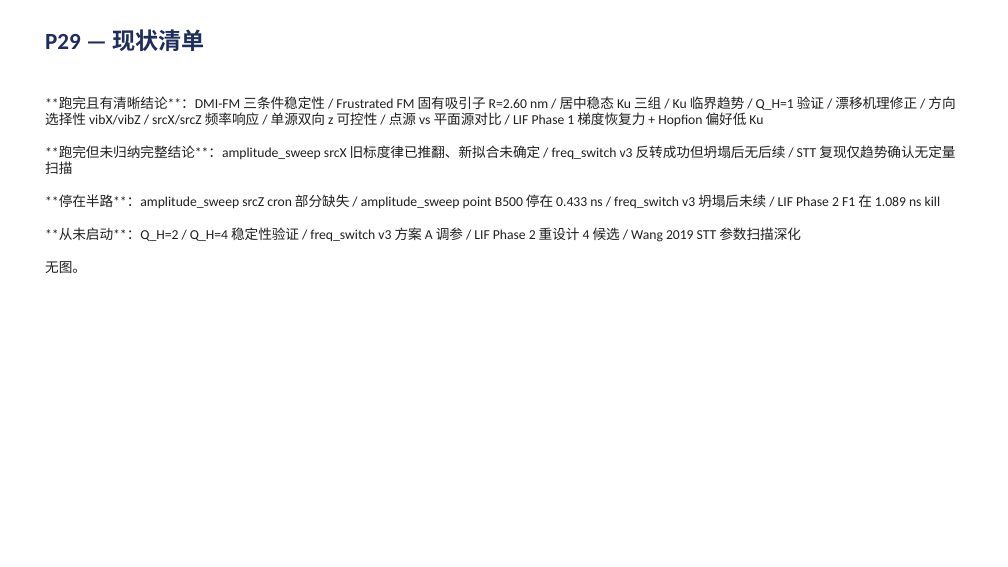
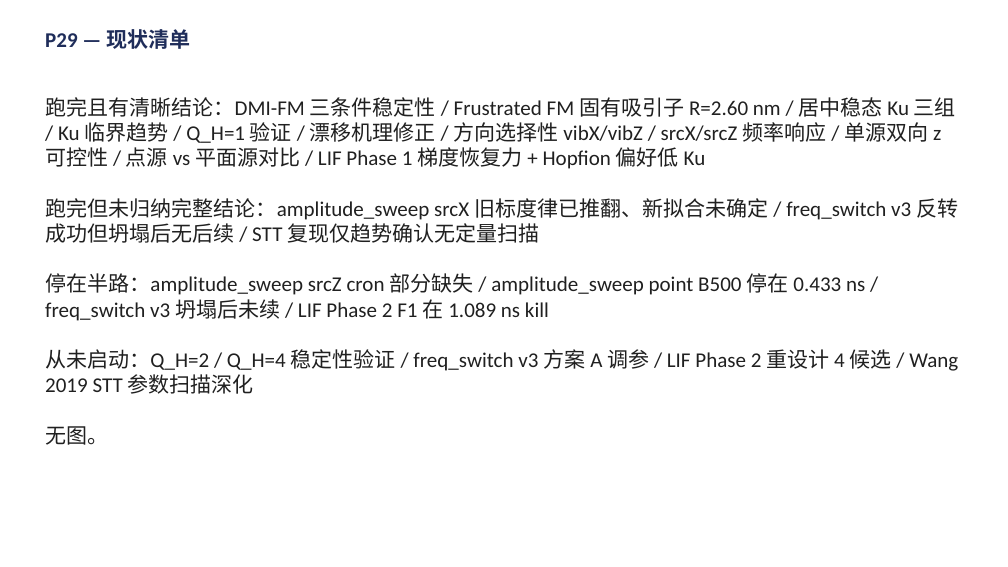
Before and after one commit to Wlybs/Hopfion, a slide deck: slide 29 of presentation/talk.pptx. Drawn at 1008x567 pixels with LibreOffice and Linux fonts; fonts in the diff are those of the drawing. Boxes give left, top, right and bottom in pixels: in the first picture for what was removed or moved away, otherwise in the second. Text is boxed around its words. In the diff, an @@ line names an element or a change of style, - is before the commit and + after.

Commit message:
fix(presentation): all text 20pt, strip --- and ** markers

```diff
--- a/presentation/talk.pptx
+++ b/presentation/talk.pptx
@@ text "P29 — 现状清单" at box(45, 29, 190, 49): size 22 to 20 pt @@
@@ text at box(45, 97, 958, 394): text changed; size 13 to 20 pt @@
-**跑完且有清晰结论**：DMI-FM 三条件稳定性 / Frustrated FM 固有吸引子 R=2.60 nm / 居中稳态 Ku 三组 / Ku 临界趋势 / Q_H=1 验证 / 漂移机理修正 / 方向选择性 vibX/vibZ / srcX/srcZ 频率响应 / 单源双向 z 可控性 / 点源 vs 平面源对比 / LIF Phase 1 梯度恢复力 + Hopfion 偏好低 Ku
-**跑完但未归纳完整结论**：amplitude_sweep srcX 旧标度律已推翻、新拟合未确定 / freq_switch v3 反转成功但坍塌后无后续 / STT 复现仅趋势确认无定量扫描
-**停在半路**：amplitude_sweep srcZ cron 部分缺失 / amplitude_sweep point B500 停在 0.433 ns / freq_switch v3 坍塌后未续 / LIF Phase 2 F1 在 1.089 ns kill
-**从未启动**：Q_H=2 / Q_H=4 稳定性验证 / freq_switch v3 方案 A 调参 / LIF Phase 2 重设计 4 候选 / Wang 2019 STT 参数扫描深化
+跑完且有清晰结论：DMI-FM 三条件稳定性 / Frustrated FM 固有吸引子 R=2.60 nm / 居中稳态 Ku 三组 / Ku 临界趋势 / Q_H=1 验证 / 漂移机理修正 / 方向选择性 vibX/vibZ / srcX/srcZ 频率响应 / 单源双向 z 可控性 / 点源 vs 平面源对比 / LIF Phase 1 梯度恢复力 + Hopfion 偏好低 Ku
+跑完但未归纳完整结论：amplitude_sweep srcX 旧标度律已推翻、新拟合未确定 / freq_switch v3 反转成功但坍塌后无后续 / STT 复现仅趋势确认无定量扫描
+停在半路：amplitude_sweep srcZ cron 部分缺失 / amplitude_sweep point B500 停在 0.433 ns / freq_switch v3 坍塌后未续 / LIF Phase 2 F1 在 1.089 ns kill
+从未启动：Q_H=2 / Q_H=4 稳定性验证 / freq_switch v3 方案 A 调参 / LIF Phase 2 重设计 4 候选 / Wang 2019 STT 参数扫描深化
@@ text at box(45, 426, 108, 445): size 13 to 20 pt in "无图。" @@
```
Also in this commit, not shown: 28 other slides changed, 1 other file.
